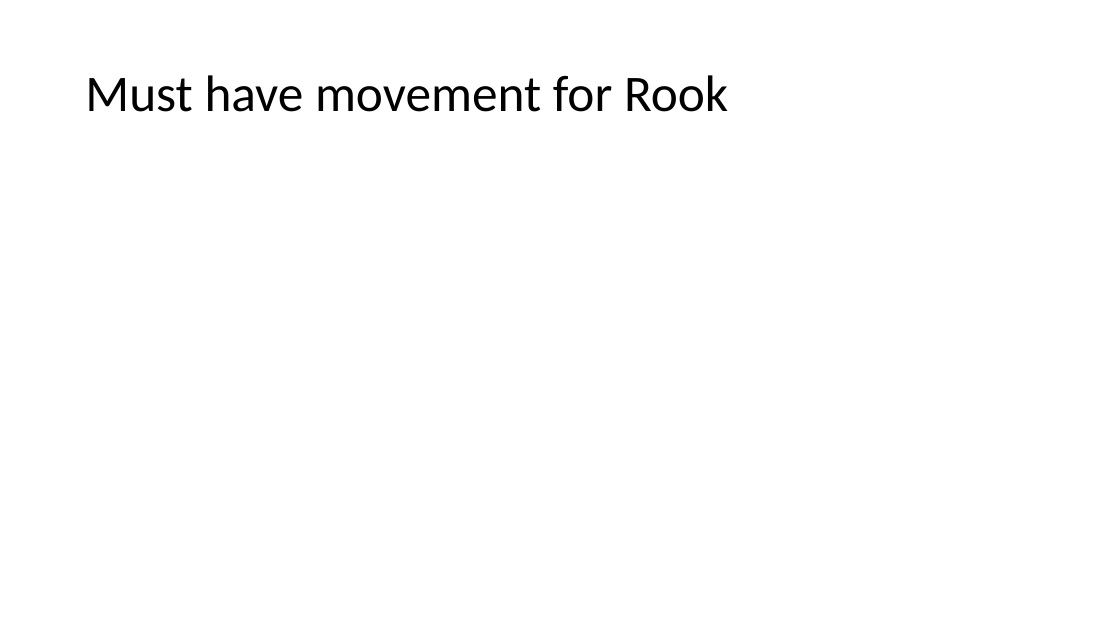
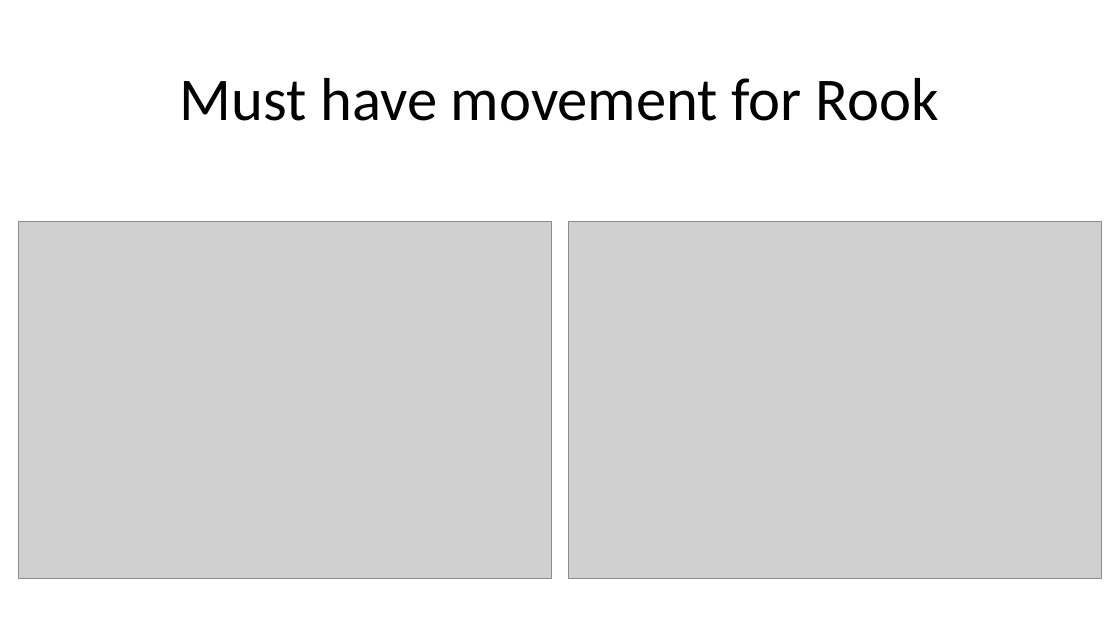
Before and after one commit to KeaganErasmus/BCDE222-C-, a slide deck: slide 4 of Presentation.pptx. Drawn at 1120x630 pixels with LibreOffice and Linux fonts; fonts in the diff are those of the drawing; grey boxes stand for pictures. Boxes give left, top, right and bottom in pixels: in the first picture for what was removed or moved away, otherwise in the second. Text is boxed around its words. In the diff, an @@ line names an element or a change of style, - is before the commit and + after.

```diff
--- a/Presentation.pptx
+++ b/Presentation.pptx
@@ title "Must have movement for Rook": place and size @@
-title "Must have movement for Rook" at box(85, 75, 728, 112)
+title "Must have movement for Rook" at box(180, 78, 939, 121)
@@ title "Must have movement for Rook" at box(180, 78, 939, 121): size 44 to 52 pt; alignment left to centre; vertical alignment middle to bottom @@
@@ picture added at box(18, 222, 552, 579) @@
@@ picture added at box(569, 222, 1102, 579) @@
```
Also in this commit, not shown: 6 other slides changed, 6 slides added, 23 other files.
